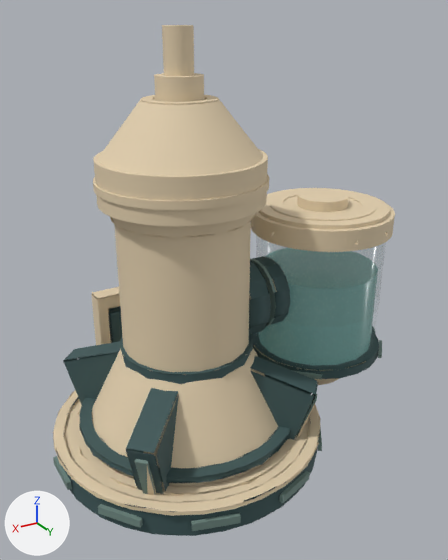
A saved change to the glTF model assets/kit/labkit/Vat_T1_capneon.glb.
The view is the same before and after, from a 50 mm lens placed at (3.11, 6.1, 5.3), pointed at (-0.52, 0.05, 2.28). The axes (+X, +Y, +Z) are drawn at lower left. The lights are the same throughout. The first picture is the older version. Where no turn or scale is listed for an object, it has been applied to the vertices. Vertices at exactly the same position are counted once.

Objects in the first picture: 'CapNeon', 'Vat_T1'.
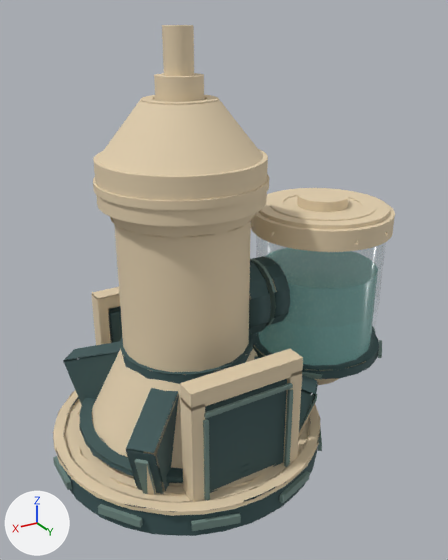
Changed parts and their boxes (x1, y1, x2, y2) in the pictures (448 x 560 px):
part 1 of me_vat_t1, added
    after: (205, 379, 287, 493)
part 2 of me_vat_t1, added
    after: (180, 398, 205, 502)
part 3 of me_vat_t1, added
    after: (283, 370, 302, 464)
part 4 of me_vat_t1, added
    after: (180, 349, 303, 411)
part 5 of me_vat_t1, added
    after: (203, 419, 210, 500)
part 6 of me_vat_t1, added
    after: (284, 389, 293, 467)
part 7 of me_vat_t1, added
    after: (204, 383, 293, 418)

Edits to the bpy script that builds the scene:
```text
Change me_vat_t1:
    used by ob_vat_t1; location = (0.0, 0.0, 0.0)
    remove me_vat_t1.from_pydata(...)  # 4470 vertices, 5468 faces; spans x -3.13..1.74, y -1.74..1.74, z -0.02..5.19
    add me_vat_t1.from_pydata(...)  # 4526 vertices, 5552 faces; spans x -3.13..1.74, y -1.74..1.74, z -0.02..5.19
    me_vat_t1 part 1: a new loose piece, a box spanning x -0.55..0.55, y 1.18..1.38, z 0.06..1.56, in mat_os_dark (dark cyan #3d5758)
    me_vat_t1 part 2: a new loose piece, a box spanning x 0.54..0.7, y 1.2..1.44, z 0.06..1.66, in mat_os_steel (beige #e2cfae)
    me_vat_t1 part 3: a new loose piece, a box spanning x -0.7..-0.54, y 1.2..1.44, z 0.06..1.66, in mat_os_steel (beige #e2cfae)
    me_vat_t1 part 4: a new loose piece, a box spanning x -0.7..0.7, y 1.2..1.44, z 1.62..1.82, in mat_os_steel (beige #e2cfae)
    me_vat_t1 part 5: a new loose piece, a box spanning x 0.515..0.565, y 1.43..1.47, z 0.16..1.46, in mat_os_detail (greyish green #718a83)
    me_vat_t1 part 6: a new loose piece, a box spanning x -0.565..-0.515, y 1.43..1.47, z 0.16..1.46, in mat_os_detail (greyish green #718a83)
    me_vat_t1 part 7: a new loose piece, a box spanning x -0.55..0.55, y 1.43..1.47, z 1.495..1.545, in mat_os_detail (greyish green #718a83)
```
